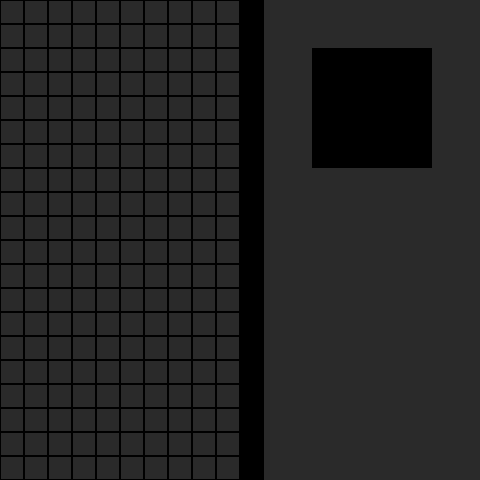
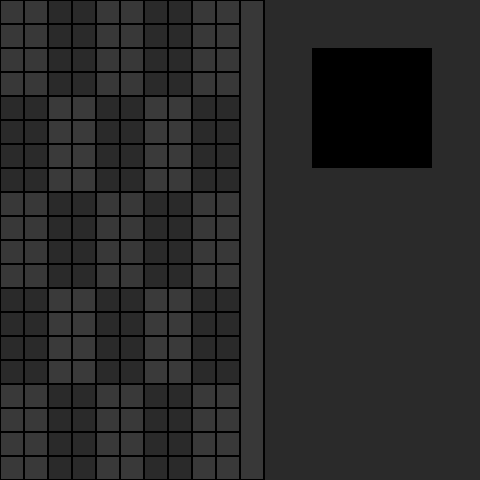
Layered file, before and after one edit (480x480). Changes by layer:
renamed "Pasted Layer" to "Grid", painted on it over <box>1,0,265,480</box>
painted on "Background" over <box>1,1,263,479</box>
